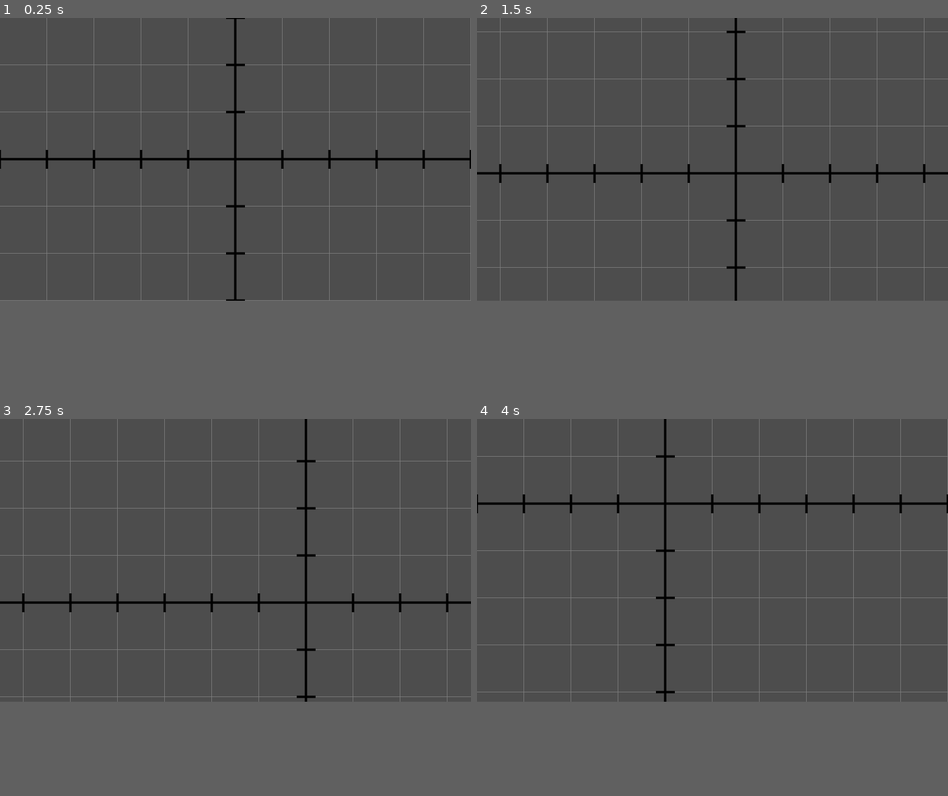
Above: before the commit, frames 1-4 (two rows, left to right).
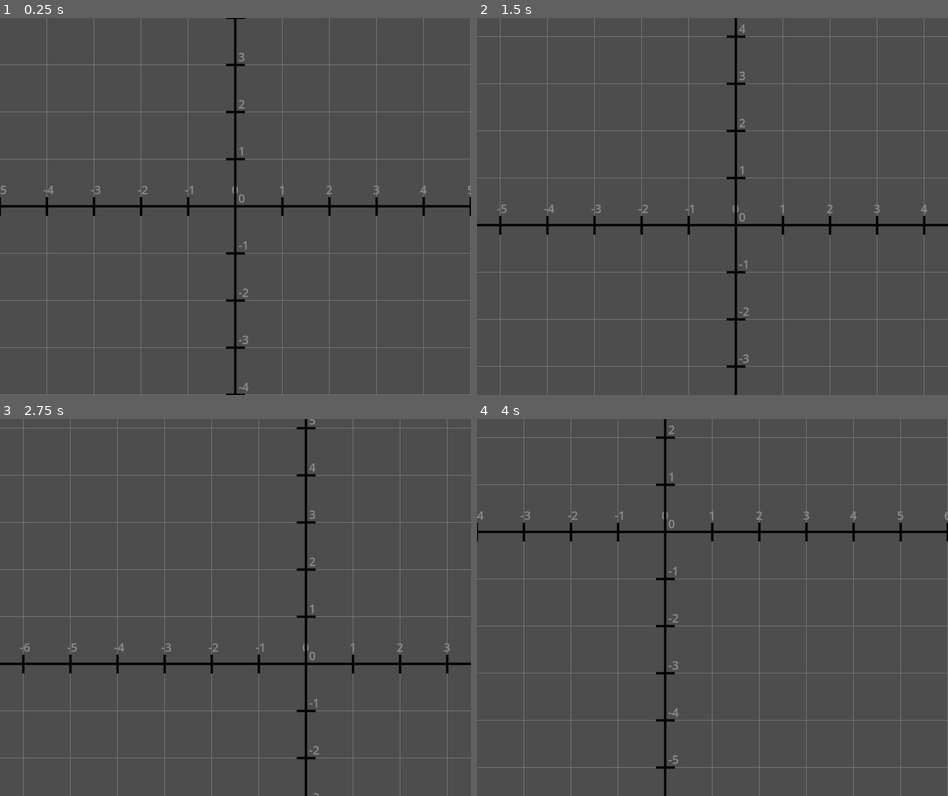
Above: after the commit, the same moments.

Repository: Drillix08/Opticos
Game: Godot game, scene res://graph_environment.tscn
The game is run twice, just before and just after one commit, with the same random seed, the same clock (stepped at 60 frames per second) and the same inputs.
Inputs (mouse positions are in pixels of both pictures, inside the frame that each line leads up to):
- Up to frame 1 (0.25 s): no input
- Up to frame 2 (1.5 s): tap Enter at 0.5 s; move the mouse to (816, 146) at 0.52 s; click (816, 146) at 0.67 s; tap Space at 1.25 s; drag from (618, 172) to (688, 214) at 1.27 s
- Up to frame 3 (2.75 s): tap Enter at 2 s; move the mouse to (282, 498) at 2.02 s; click (282, 498) at 2.17 s
- Up to frame 4 (4 s): tap Space at 2.75 s; drag from (688, 615) to (571, 517) at 2.77 s; tap Enter at 3.5 s; move the mouse to (853, 603) at 3.52 s; click (853, 603) at 3.67 s
In our replay, the window is 800x480 before the commit and 800x640 after it. These sizes can differ from the game's own. Grey fills any space a smaller window leaves; there, only what the larger window draws over its background counts as a difference.

The runs differ from the first frame. In frame 1, 3.0% of the frame differs, in the area x 0-100%, y 9-100%; in frame 2, 4.8%; in frame 3, 4.8%; in frame 4, 4.8%, in the area x 0-100%, y 1-100%.

Commit message:
Added numerical labels to the x and y axis

Diff:
--- a/source/graph-environment/grid.gd
+++ b/source/graph-environment/grid.gd
@@ -1,4 +1,8 @@
 extends Control
+
+@export var window_size :Vector2i = DisplayServer.window_get_size()
+var window_width :int = window_size.x
+var window_height :int = window_size.y
 
 @export var grid_spacing :int = 100
 @export var gridline_thickness :float = 1.0
@@ -6,6 +10,8 @@
 var isDragging :bool = false
 var lastMousePos := Vector2.ZERO
 var origin := Vector2.ZERO
+
+var labelOffset = 0
 
 '''
 If the x or y value of the origin has a distance
@@ -28,10 +34,8 @@
 	return [xOffset, yOffset]
 
 func _draw():
-	var windowSize :Vector2i = DisplayServer.window_get_size()
-
 	#Draw the vertical lines of the grid
-	for x in range(0, 2*(int(windowSize.x)), grid_spacing):
+	for x in range(0, 2*(int(window_size.x)), grid_spacing):
 		var color = Color(0.5, 0.5, 0.5)
 		#offset values the pixel positions of the graph objects
 		#have from their original positions when the origin was at initialization
@@ -39,11 +43,18 @@
 		var xOffset :float = refreshedPosition[0]
 		var yOffset :float = refreshedPosition[1]
 		#draw vertical gridline
-		draw_line(Vector2(x+xOffset, yOffset-grid_spacing), Vector2(x+xOffset, 2*windowSize.y+yOffset-grid_spacing), color, gridline_thickness)
+		draw_line(Vector2(x+xOffset, yOffset-grid_spacing), Vector2(x+xOffset, 2*window_size.y+yOffset-grid_spacing), color, gridline_thickness)
 		#draw an x-axis tick
-		draw_line(Vector2(x+xOffset, 280+origin.y), Vector2(x+xOffset, 320+origin.y), Color(0.0, 0.0, 0.0, 1.0), 5*gridline_thickness)
+		var xTickPos = window_height/2
+		draw_line(Vector2(x+xOffset, xTickPos-grid_spacing/5+origin.y), Vector2(x+xOffset, xTickPos+grid_spacing/5+origin.y), Color(0.0, 0.0, 0.0, 1.0), 5*gridline_thickness)
+		#draw the number label above the x-axis tick
+		var text_width = 25
+		var draw_position = Vector2(x+xOffset-text_width/3, xTickPos-grid_spacing/5+origin.y-grid_spacing/15)
+		var text_to_draw = str((x-window_width/2)/grid_spacing - int((origin.x-sign(origin.x))/grid_spacing))
+		var text_color = Color(0.541, 0.565, 0.541, 1.0) # White color
+		draw_string(ThemeDB.fallback_font, draw_position, text_to_draw, HORIZONTAL_ALIGNMENT_LEFT, 100, text_width, text_color)
 	#Draw the horizontal lines of the grid
-	for y in range(0, 2*(int(windowSize.y)), grid_spacing):
+	for y in range(0, 2*(int(window_size.y)), grid_spacing):
 		var color = Color(0.5, 0.5, 0.5)
 		#offset values the pixel positions of the graph objects
 		#have from their original positions when the origin was at initialization
@@ -51,13 +62,21 @@
 		var xOffset :float = refreshedPosition[0]
 		var yOffset :float = refreshedPosition[1]
 		#Draw horizontal gridline
-		draw_line(Vector2(xOffset-grid_spacing, y+yOffset), Vector2(2*windowSize.x+xOffset-grid_spacing, y+yOffset), color, gridline_thickness)
+		draw_line(Vector2(xOffset-grid_spacing, y+yOffset), Vector2(2*window_size.x+xOffset-grid_spacing, y+yOffset), color, gridline_thickness)
 		#draw a y-axis tick
-		draw_line(Vector2(480+origin.x, y+yOffset), Vector2(520+origin.x, y+yOffset), Color(0.0, 0.0, 0.0, 1.0), 5*gridline_thickness)
+		var yTickPos = window_width/2
+		draw_line(Vector2(yTickPos-grid_spacing/5+origin.x, y+yOffset), Vector2(yTickPos+grid_spacing/5+origin.x, y+yOffset), Color(0.0, 0.0, 0.0, 1.0), 5*gridline_thickness)
+		#draw the number label above the y-axis tick
+		var text_width = 25
+		var draw_position = Vector2(yTickPos+grid_spacing/15+origin.x, y+yOffset-text_width/3)
+		var text_to_draw = str(-1*((y-window_height/2)/grid_spacing - int((origin.y-sign(origin.y))/grid_spacing)))
+		var text_color = Color(0.541, 0.565, 0.541, 1.0) # White color
+		draw_string(ThemeDB.fallback_font, draw_position, text_to_draw, HORIZONTAL_ALIGNMENT_LEFT, 100, text_width, text_color)
 	#Draw x-axis
-	draw_line(Vector2(-origin.x, 300) + origin, Vector2(1000-origin.x, 300) + origin, Color(0.0, 0.0, 0.0, 1.0), 5*gridline_thickness)
+	draw_line(Vector2(-origin.x, window_height/2) + origin, Vector2(window_width-origin.x, window_height/2) + origin, Color(0.0, 0.0, 0.0, 1.0), 5*gridline_thickness)
 	#draw y-axis
-	draw_line(Vector2(500, -origin.y) + origin, Vector2(500, 700-origin.y) + origin, Color(0.0, 0.0, 0.0, 1.0), 5*gridline_thickness)
+	draw_line(Vector2(window_width/2, -origin.y) + origin, Vector2(window_width/2, window_height-origin.y) + origin, Color(0.0, 0.0, 0.0, 1.0), 5*gridline_thickness)
+	queue_redraw()
 
 #controlls the moving of the "camera" when you click and drag
 func _input(event):
--- a/source/graph-environment/project.godot
+++ b/source/graph-environment/project.godot
@@ -18,4 +18,4 @@
 [display]
 
 window/size/viewport_width=1000
-window/size/viewport_height=600
+window/size/viewport_height=800
Not shown, added: source/graph-environment/graph_environment.tscn840552218.tmp
